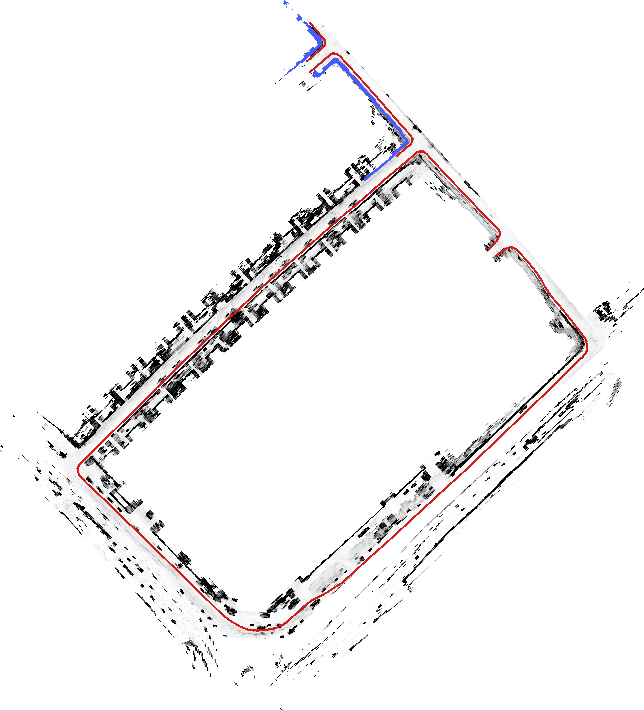
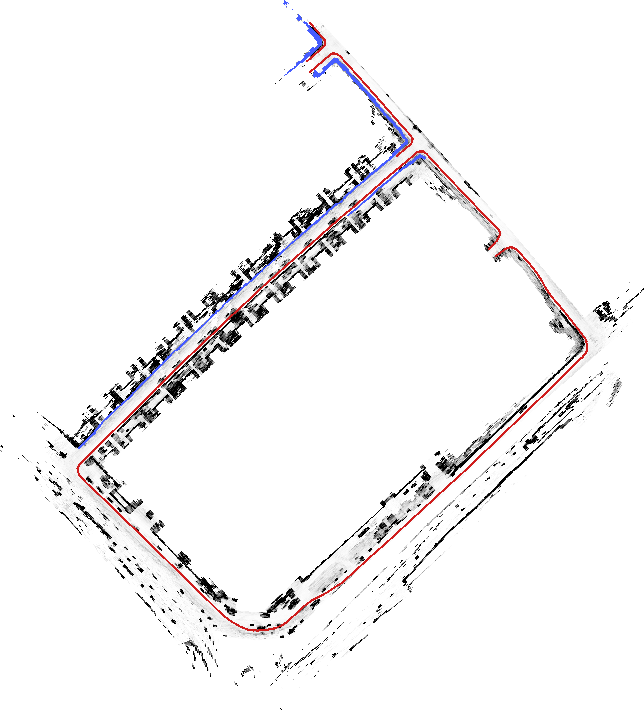
The second (644, 710) image is a revision of the first. Changes to its layers:
painted on "01_mapImage0.5_GT.xcf" over [78, 154, 426, 449]
